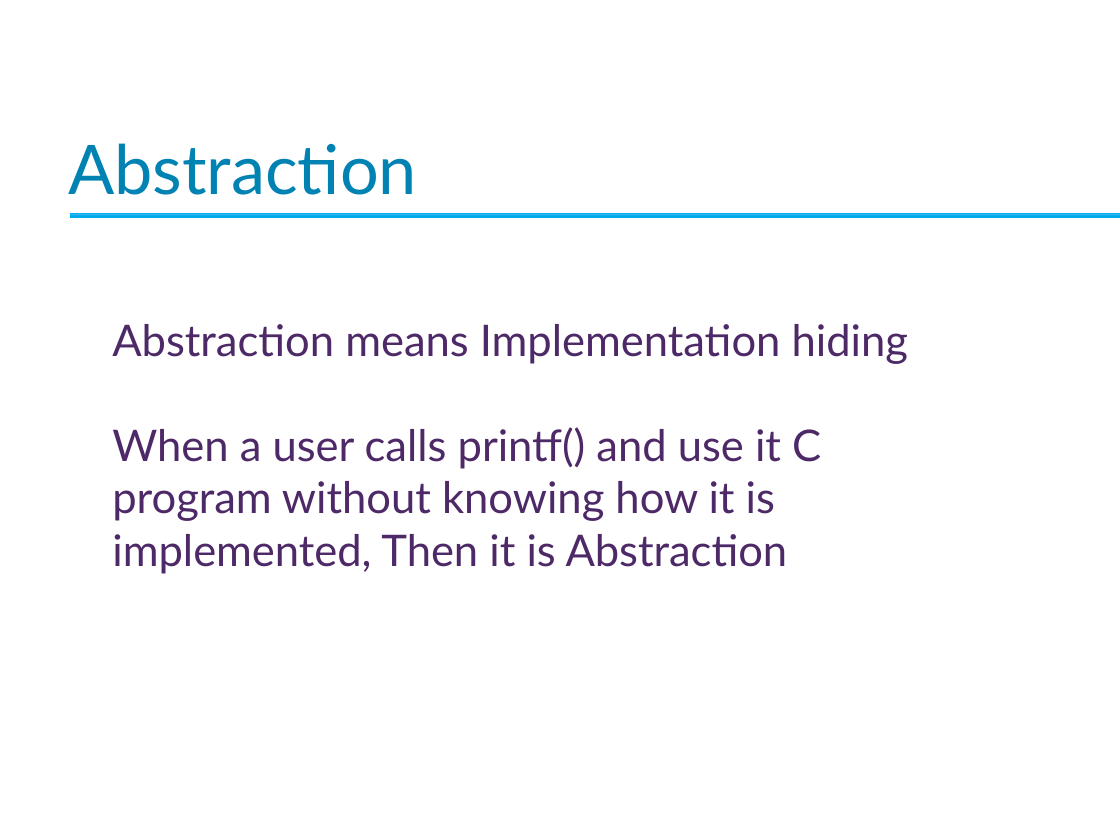
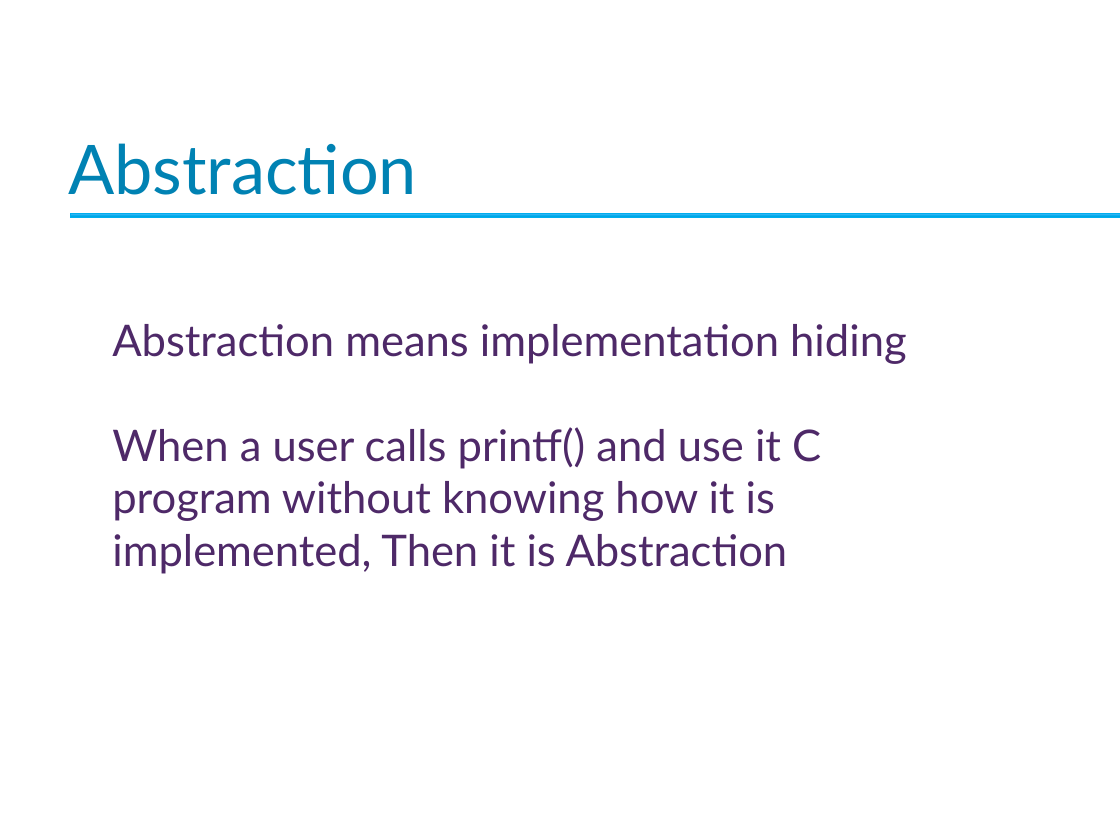
Before and after one commit to Imran4424/C-Plus-Plus-Object-Oriented, a slide deck: slide 4 of OOP.pptx. Drawn at 1120x840 pixels with LibreOffice and Linux fonts; fonts in the diff are those of the drawing; background and template pictures are left out. Boxes give left, top, right and bottom in pixels: in the first picture for what was removed or moved away, otherwise in the second. Text is boxed around its words. In the diff, an @@ line names an element or a change of style, - is before the commit and + after.

```diff
--- a/OOP.pptx
+++ b/OOP.pptx
@@ text at (112,324,906,364): text changed @@
-Abstraction means Implementation hiding
+Abstraction means implementation hiding
```
Also in this commit, not shown: 1 other slide changed.
